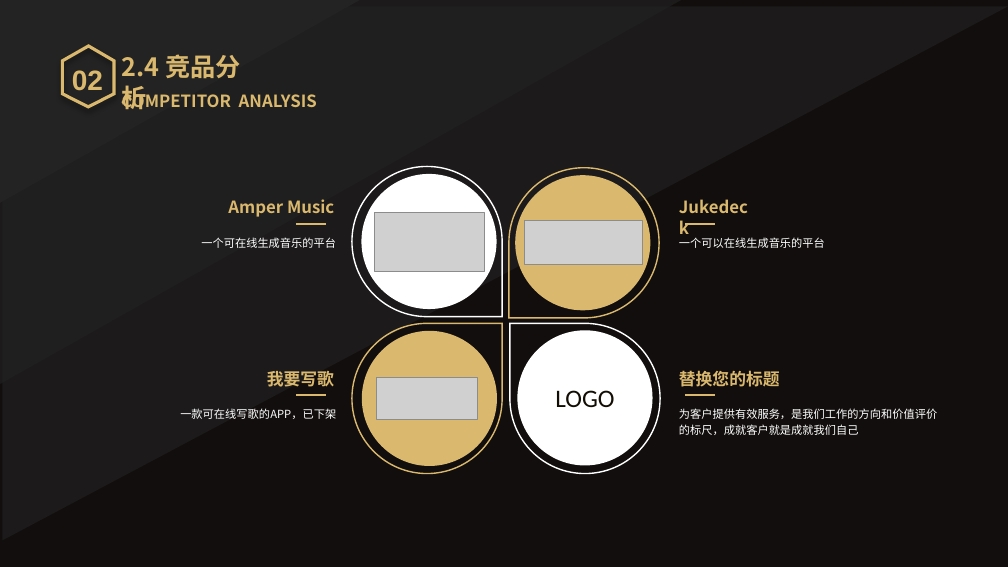
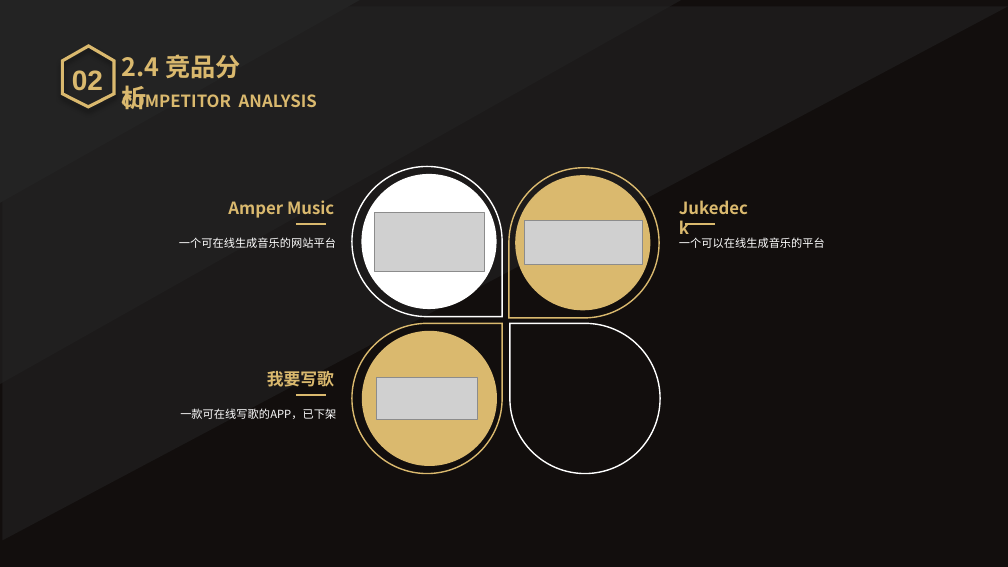
Before and after one commit to Reed942/Ai-Music, a slide deck: slide 8 of Documents/产品文档/产品需求文档/人工智能编曲.pptx. Drawn at 1008x567 pixels with LibreOffice and Linux fonts; fonts in the diff are those of the drawing; grey boxes stand for pictures. Boxes give left, top, right and bottom in pixels: in the first picture for what was removed or moved away, otherwise in the second. Text is boxed around its words. In the diff, an @@ line names an element or a change of style, - is before the commit and + after.

```diff
--- a/Documents/产品文档/产品需求文档/人工智能编曲.pptx
+++ b/Documents/产品文档/产品需求文档/人工智能编曲.pptx
@@ text at [179, 237, 336, 248]: text changed @@
-一个可在线生成音乐的平台
+一个可在线生成音乐的网站平台
@@ ellipse removed at [517, 331, 652, 466] @@
@@ text removed at [679, 371, 780, 387] @@
-替换您的标题
@@ text removed at [555, 390, 614, 407] @@
-LOGO
@@ text removed at [679, 408, 937, 435] @@
-为客户提供有效服务，是我们工作的方向和价值评价的标尺，成就客户就是成就我们自己
@@ line removed from (685, 395) to (715, 395) @@
```
Also in this commit, not shown: 8 other slides changed, 1 slide added.
